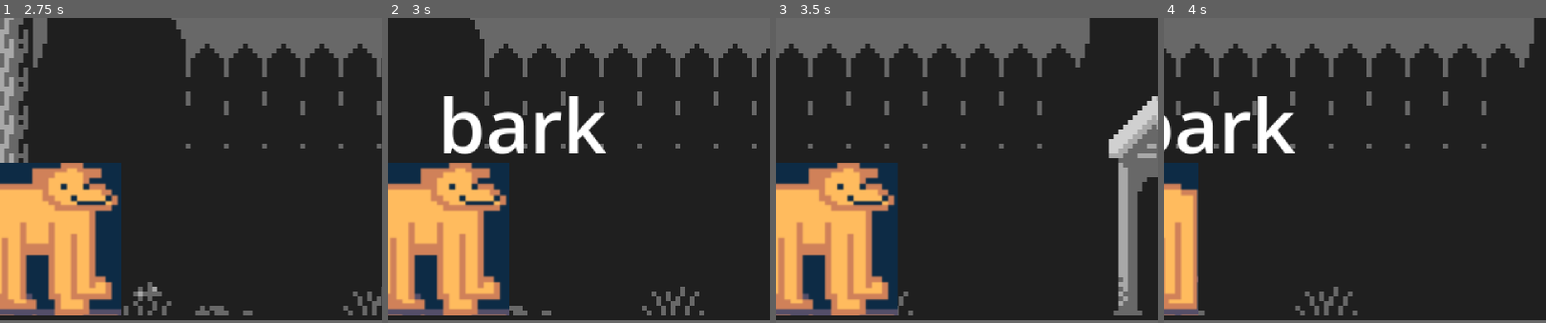
Above: before the commit, frames 1-4 (left to right).
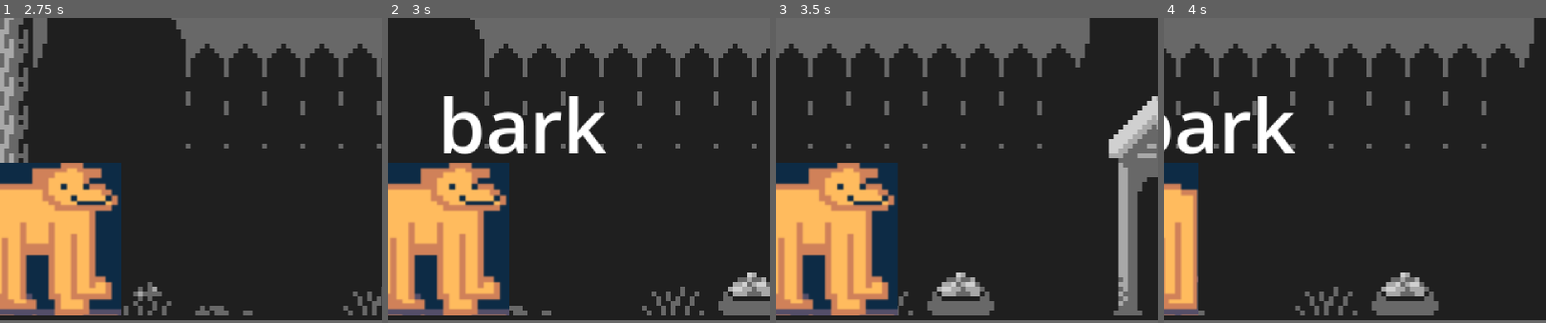
Above: after the commit, the same moments.

Repository: CookieJarCoding/dog-god
Game: Godot game, scene res://sidescroll_system/rooms/backyard/backyard.tscn
The game is run twice, just before and just after one commit, with the same random seed, the same clock (stepped at 60 frames per second) and the same inputs. This scene is started directly instead of the project's main scene.
Inputs:
- Up to frame 1 (2.75 s): tap Enter at 0.5 s; hold D (right) 0.53-1.28 s; tap Z (A) at 0.6, 1.55, 2.1 s; tap , (B) at 0.8, 1.35, 2.3 s; hold A (left) 1.28-2.03 s; hold D (right) from 2.03 s (still down)
- Up to frame 2 (3 s): keep holding D (right); tap , (B) at 2.85 s
- Up to frame 3 (3.5 s): keep holding D (right); tap Z (A) at 3.05 s
- Up to frame 4 (4 s): release D (right) at 3.53 s; hold A (left) from 3.53 s (still down); tap Z (A) at 3.6 s; tap , (B) at 3.8 s
The pictures show only the part of the screen within x 50-100%, y 38-88%; the shares and areas given below are measured in that part.

Frame 1 is identical in both runs. In frame 2, 1.3% of the frame differs, in the area x 86-100%, y 83-98%; in frame 3, 1.6%, in the area x 39-58%, y 83-98%; in frame 4, 1.6%.

Commit message:
refactor: create Room class with shared map boundary logic

Diff:
--- a/sidescroll_system/rooms/backyard/backyard.gd
+++ b/sidescroll_system/rooms/backyard/backyard.gd
@@ -1,42 +1,4 @@
-extends Node2D
-
-@onready var _ground: TileMapLayer = $Map/Ground
-@onready var _player: Player = $Player
-
-var _player_horizontal_bounds := Vector2.ZERO
+extends Room
 
 func _ready() -> void:
-	process_physics_priority = 1
-	_calculate_horizontal_bounds()
-	_constrain_player()
-
-
-func _physics_process(_delta: float) -> void:
-	_constrain_player()
-
-
-func _calculate_horizontal_bounds() -> void:
-	var ground_rect: Rect2i = _ground.get_used_rect()
-	if ground_rect.size == Vector2i.ZERO:
-		push_error("Ground TileMapLayer has no tiles.")
-		return
-
-	var tile_width: int = _ground.tile_set.tile_size.x
-	var left_edge: int = ground_rect.position.x * tile_width
-	var right_edge: int = ground_rect.end.x * tile_width
-	var player_offsets: Vector2 = _player.get_horizontal_collision()
-	_player_horizontal_bounds = Vector2(
-		left_edge - player_offsets.x,
-		right_edge - player_offsets.y
-	)
-	_set_camera_bounds(left_edge, right_edge)
-
-
-func _constrain_player() -> void:
-	_player.position.x = clampf(_player.position.x, _player_horizontal_bounds.x, _player_horizontal_bounds.y)
-
-
-func _set_camera_bounds(left: int, right: int) -> void:
-	var camera_node: Camera2D = _player.get_node("Camera2D")
-	camera_node.limit_left = left
-	camera_node.limit_right = right
+	super()
--- a/sidescroll_system/rooms/backyard/backyard.tscn
+++ b/sidescroll_system/rooms/backyard/backyard.tscn
@@ -26,7 +26,7 @@
 tile_set = ExtResource("2_w3jey")
 
 [node name="Props" type="TileMapLayer" parent="Map" unique_id=595059875]
-tile_map_data = PackedByteArray("AAAAAAMAAAAGAAQAAAAAAAQAAAA …(784 unchanged characters)… FAAAAAAABAAUAAAAHAAYAAAABAAYAAAAHAAcAAAA=")
+tile_map_data = PackedByteArray("AAAAAAMAAAAGAAQAAAAAAAQAAAA …(784 unchanged characters)… FAAAAAAABAAUAAAAHAAYAAAABAAYAAAAHAAcAAAAOAAYAAAAHAAEAAAA=")
 tile_set = ExtResource("2_w3jey")
 
 [node name="Player" parent="." unique_id=981155298 instance=ExtResource("1_gb136")]
--- a/sidescroll_system/rooms/room.gd
+++ b/sidescroll_system/rooms/room.gd
@@ -1,3 +1,43 @@
+class_name Room
 extends Node2D
 
-class_name Room
+@onready var ground: TileMapLayer = $Map/Ground
+@onready var player: Player = $Player
+@onready var camera: Camera2D = $Player/Camera2D
+
+var _player_horizontal_bounds := Vector2.ZERO
+
+func _ready() -> void:
+	process_physics_priority = 1
+	_calculate_horizontal_bounds()
+	_constrain_player()
+
+
+func _physics_process(_delta: float) -> void:
+	_constrain_player()
+
+
+func _calculate_horizontal_bounds() -> void:
+	var ground_rect: Rect2i = ground.get_used_rect()
+	if ground_rect.size == Vector2i.ZERO:
+		push_error("Ground TileMapLayer has no tiles.")
+		return
+
+	var tile_width: int = ground.tile_set.tile_size.x
+	var left_edge: int = ground_rect.position.x * tile_width
+	var right_edge: int = ground_rect.end.x * tile_width
+	var player_offsets: Vector2 = player.get_horizontal_collision()
+	_player_horizontal_bounds = Vector2(
+		left_edge - player_offsets.x,
+		right_edge - player_offsets.y
+	)
+	camera.limit_left = left_edge
+	camera.limit_right = right_edge
+
+
+func _constrain_player() -> void:
+	player.position.x = clampf(
+			player.position.x,
+			_player_horizontal_bounds.x,
+			_player_horizontal_bounds.y
+	)
